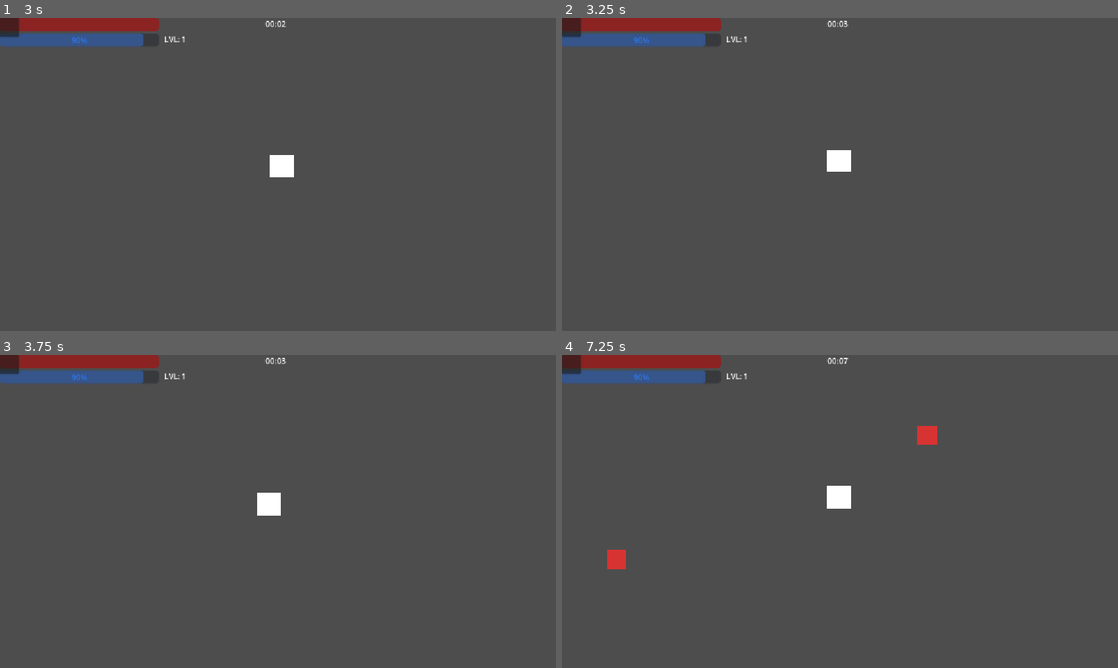
Above: before the commit, frames 1-4 (two rows, left to right).
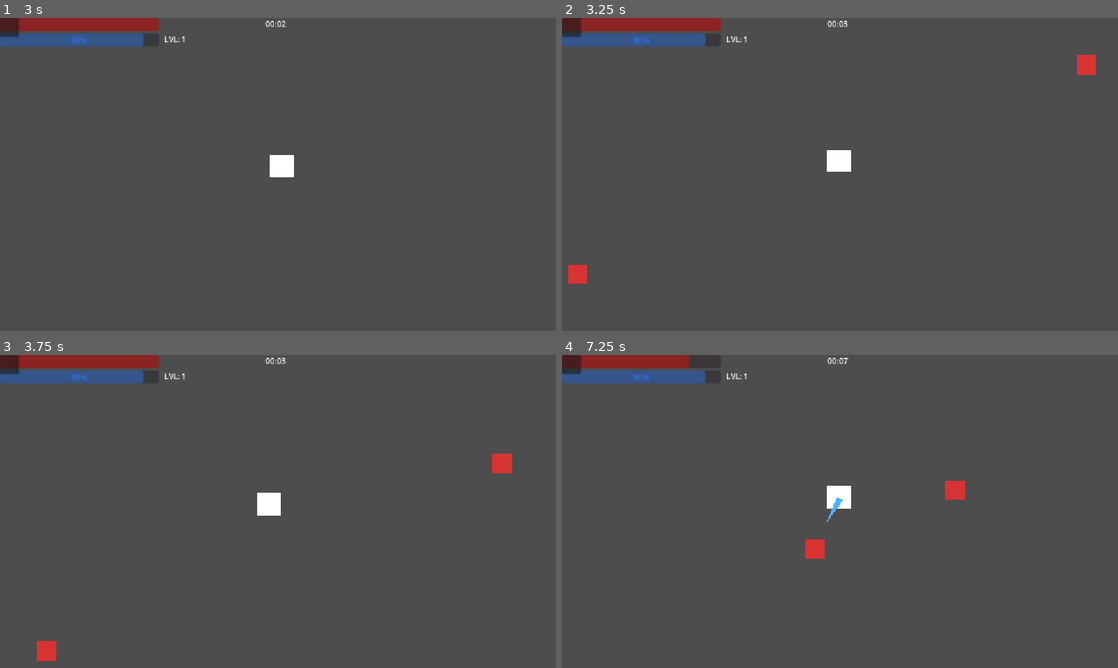
Above: after the commit, the same moments.

Repository: StickLick/Beta_Godot
Game: Godot game, scene res://Assets/Scenes/Main.tscn
Same seed, same stepped clock (60 frames per second), same inputs: the game is played once before the commit and once after it.
Inputs:
- Up to frame 1 (3 s): tap Enter at 0.5 s; hold D (move_right) 0.53-1.28 s; tap Space at 1.25 s; hold S (move_down) 1.28-2.03 s; hold D (move_right) 2.03-2.78 s; hold W (move_up) from 2.78 s (still down)
- Up to frame 2 (3.25 s): keep holding W (move_up)
- Up to frame 3 (3.75 s): release W (move_up) at 3.53 s; hold A (move_left) from 3.53 s (still down)
- Up to frame 4 (7.25 s): release A (move_left) at 5.03 s; hold S (move_down) 5.03-5.78 s; hold D (move_right) 5.78-6.53 s; hold W (move_up) from 6.53 s (still down)

Frame 1 is identical in both runs. In frame 2, 0.4% of the frame differs, in the area x 1-96%, y 11-85%; in frame 3, 0.5%; in frame 4, 1.2%, in the area x 8-73%, y 0-69%.

Commit message:
LevelUPSkills1.2

Diff:
--- a/Assets/Scenes/Main.tscn
+++ b/Assets/Scenes/Main.tscn
@@ -1,6 +1,6 @@
 [gd_scene format=3 uid="uid://cuokqkx774hk4"]
 
-[ext_resource type="Script" uid="uid://dnfux23i2ajeq" path="res://Assets/Scenes/Main.gd" id="1_8bicx"]
+[ext_resource type="Script" uid="uid://dnfux23i2ajeq" path="res://scripts/Main.gd" id="1_8bicx"]
 [ext_resource type="PackedScene" uid="uid://luhp1l5cxkek" path="res://Assets/Scenes/Player.tscn" id="1_kwblh"]
 [ext_resource type="PackedScene" uid="uid://bopll1eq6vire" path="res://Assets/Scenes/Enemy.tscn" id="2_enemy"]
 [ext_resource type="PackedScene" uid="uid://bw8cirdg6bvpw" path="res://Assets/Scenes/Hud.tscn" id="3_ygaiq"]
@@ -24,8 +24,9 @@
 [node name="Hud" parent="." unique_id=1152050891 instance=ExtResource("3_ygaiq")]
 
 [node name="DifficultyController" type="Node2D" parent="." unique_id=1154629493]
+visible = false
 script = ExtResource("5_gjahs")
-base_spawn_interval = 5.0
+base_spawn_interval = 3.0
 min_spawn_interval = 1.0
 count_growth_rate = 0.05
 growth_factor = 200.0
--- a/Upgrades/Damage.tres
+++ b/Upgrades/Damage.tres
@@ -5,4 +5,5 @@
 [resource]
 script = ExtResource("1_k5wsj")
 name = "🔪Урон + 10"
+stat_to_modify = "damage"
 metadata/_custom_type_script = "uid://dshfc0npo0r8o"
--- a/Upgrades/MaxHealth.tres
+++ b/Upgrades/MaxHealth.tres
@@ -5,4 +5,5 @@
 [resource]
 script = ExtResource("1_6bmde")
 name = "❤Здоровье + 20"
+stat_to_modify = "max_health"
 metadata/_custom_type_script = "uid://dshfc0npo0r8o"
--- a/Upgrades/Speed.tres
+++ b/Upgrades/Speed.tres
@@ -5,4 +5,5 @@
 [resource]
 script = ExtResource("1_jh6nc")
 name = "Скорость + 10"
+stat_to_modify = "max_speed"
 metadata/_custom_type_script = "uid://dshfc0npo0r8o"
--- a/scripts/UpgradeMenu.gd
+++ b/scripts/UpgradeMenu.gd
@@ -52,24 +52,43 @@
         options_vbox.add_child(btn)
 
 func _on_upgrade_selected(upgrade: Upgrade) -> void:
+
     var player: Node2D = get_tree().get_first_node_in_group("player") as Node2D
     if not is_instance_valid(player):
-        push_error("Player node not found in group 'player'.")
         get_tree().paused = false
         return
 
-    # Safely fetch current stat value (defaults to 0.0 if uninitialized)
-    var current_val: float = 0.0
-    if upgrade.stat_to_modify in player:
-        current_val = float(player.get(upgrade.stat_to_modify))
+    var stat_to_modify: String = upgrade.stat_to_modify
+    if stat_to_modify in player:
+        var raw_value: Variant = player.get(stat_to_modify)
+        var current_value: float = float(raw_value) if raw_value != null else 0.0
+        var new_value: float = current_value + float(upgrade.amount)
 
-    # Apply modification dynamically
-    player.set(upgrade.stat_to_modify, current_val + upgrade.amount)
+        # --- ЛОГИРОВАНИЕ ДЛЯ ТЕСТА ---
+        print("Upgrade: ", stat_to_modify, " | Old: ", current_value, " | New: ", new_value)
+        # -----------------------------
 
-    # Resume gameplay and clean up UI
+        player.set(stat_to_modify, new_value)
+    else:
+        print("Ошибка: У игрока нет свойства ", stat_to_modify)
+
     get_tree().paused = false
     _cleanup_menu()
 
+    #var player: Node2D = get_tree().get_first_node_in_group("player") as Node2D
+    #if not is_instance_valid(player):
+        #get_tree().paused = false
+        #return
+#
+    #var stat_to_modify: String = upgrade.stat_to_modify
+    #if stat_to_modify in player:
+        #var raw_value: Variant = player.get(stat_to_modify)
+        #var current_value: float = float(raw_value) if raw_value != null else 0.0
+        #player.set(stat_to_modify, current_value + float(upgrade.amount))
+#
+    #get_tree().paused = false
+    #_cleanup_menu()
+#
 func _cleanup_menu() -> void:
     if is_instance_valid(_active_menu):
         _active_menu.queue_free()
Renamed: Assets/Scenes/Main.gd -> scripts/Main.gd
Renamed: Assets/Scenes/Main.gd.uid -> scripts/Main.gd.uid
